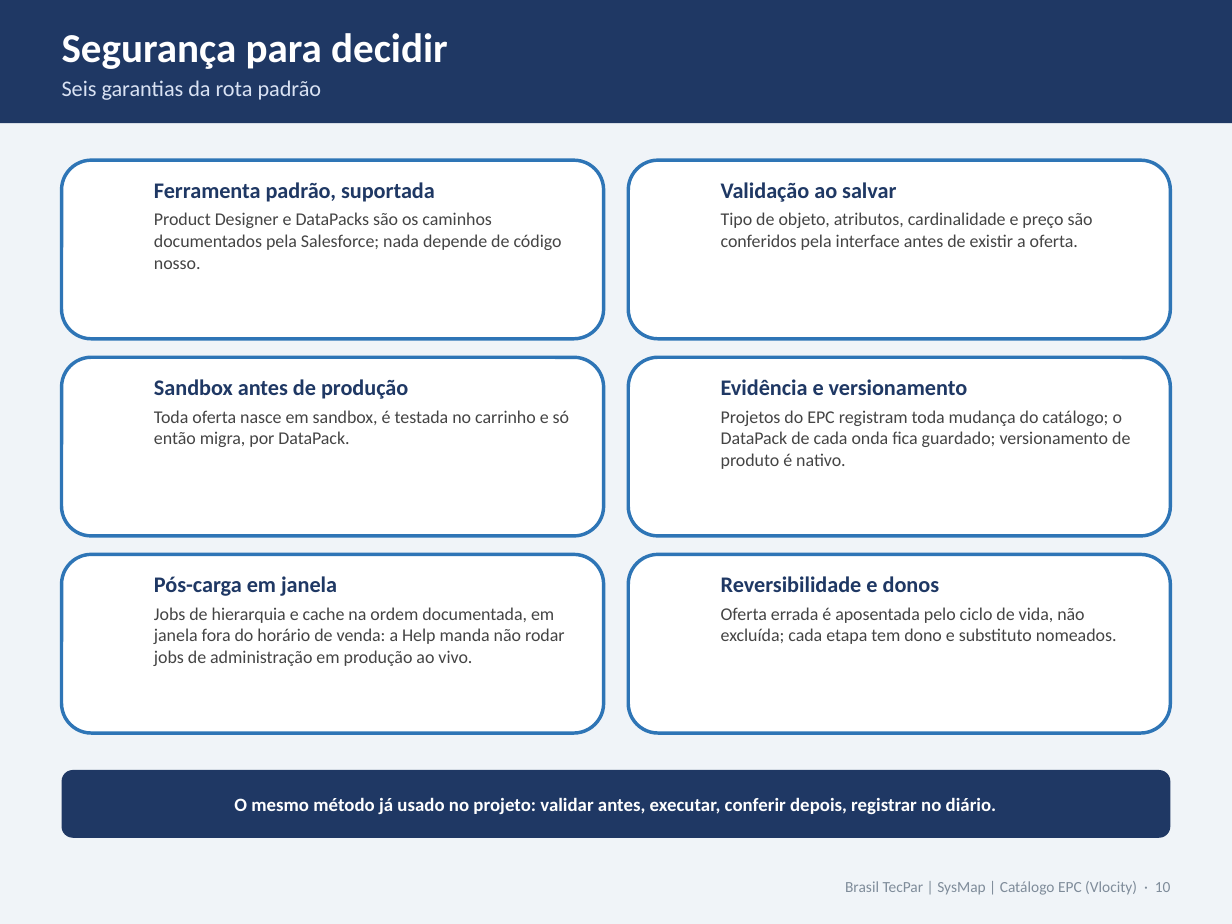
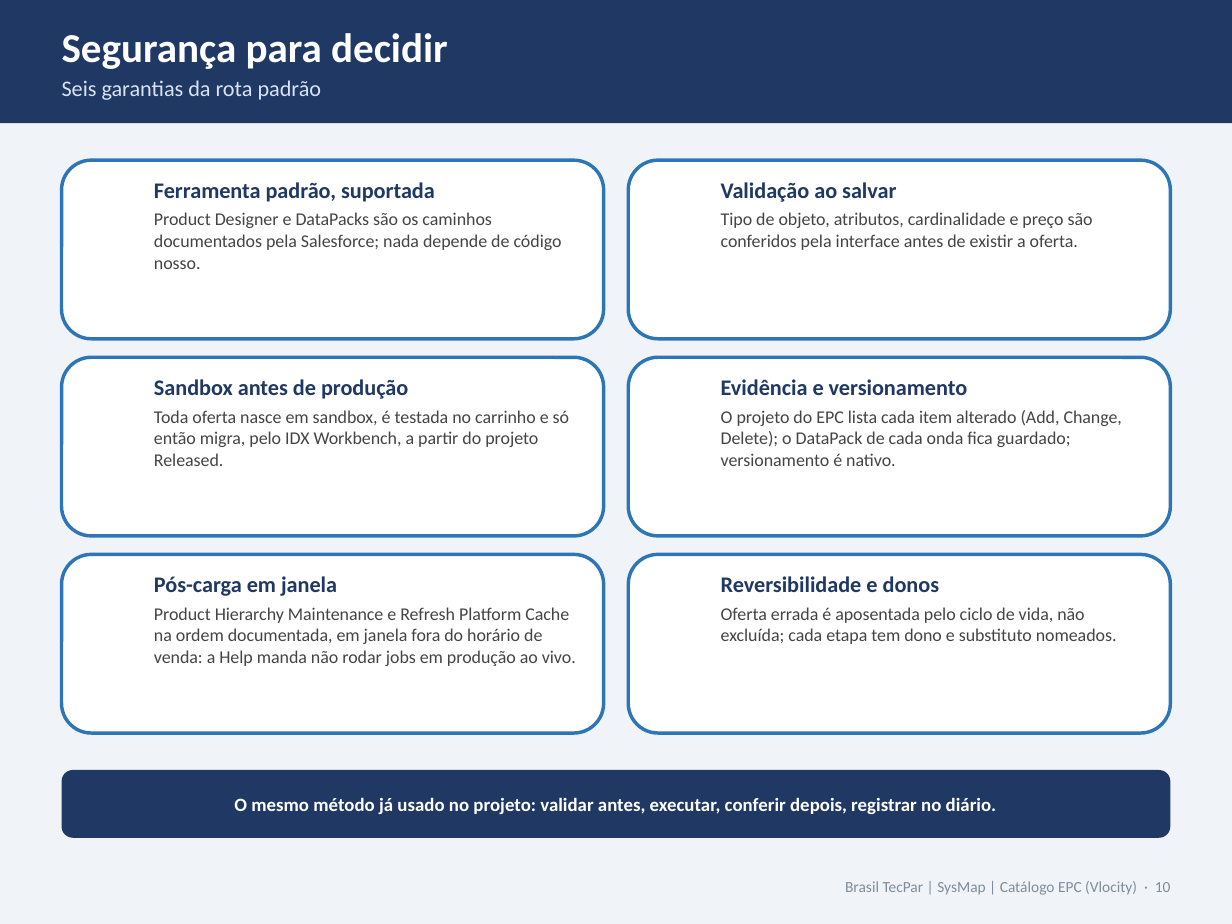
Before and after one commit to Dbelt337/diario-implantacao, a slide deck: slide 10 of docs/deck-catalogo/Catalogo_Carga_e_Manutencao_v2_Rota_Padrao.pptx. Drawn at 1232x924 pixels with LibreOffice and Linux fonts; fonts in the diff are those of the drawing. Boxes give left, top, right and bottom in pixels: in the first picture for what was removed or moved away, otherwise in the second. Text is boxed around its words. In the diff, an @@ line names an element or a change of style, - is before the commit and + after.

```diff
--- a/docs/deck-catalogo/Catalogo_Carga_e_Manutencao_v2_Rota_Padrao.pptx
+++ b/docs/deck-catalogo/Catalogo_Carga_e_Manutencao_v2_Rota_Padrao.pptx
@@ text at (154, 410, 569, 466): text changed @@
-Toda oferta nasce em sandbox, é testada no carrinho e só então migra, por DataPack.
+Toda oferta nasce em sandbox, é testada no carrinho e só então migra, pelo IDX Workbench, a partir do projeto Released.
@@ text at (721, 410, 1122, 466): text changed @@
-Projetos do EPC registram toda mudança do catálogo; o DataPack de cada onda fica guardado; versionamento de produto é nativo.
+O projeto do EPC lista cada item alterado (Add, Change, Delete); o DataPack de cada onda fica guardado; versionamento é nativo.
@@ text at (154, 607, 576, 666): text changed @@
-Jobs de hierarquia e cache na ordem documentada, em janela fora do horário de venda: a Help manda não rodar jobs de administração em produção ao vivo.
+Product Hierarchy Maintenance e Refresh Platform Cache na ordem documentada, em janela fora do horário de venda: a Help manda não rodar jobs em produção ao vivo.
```
Also in this commit, not shown: 5 other slides changed, 2 other files.
